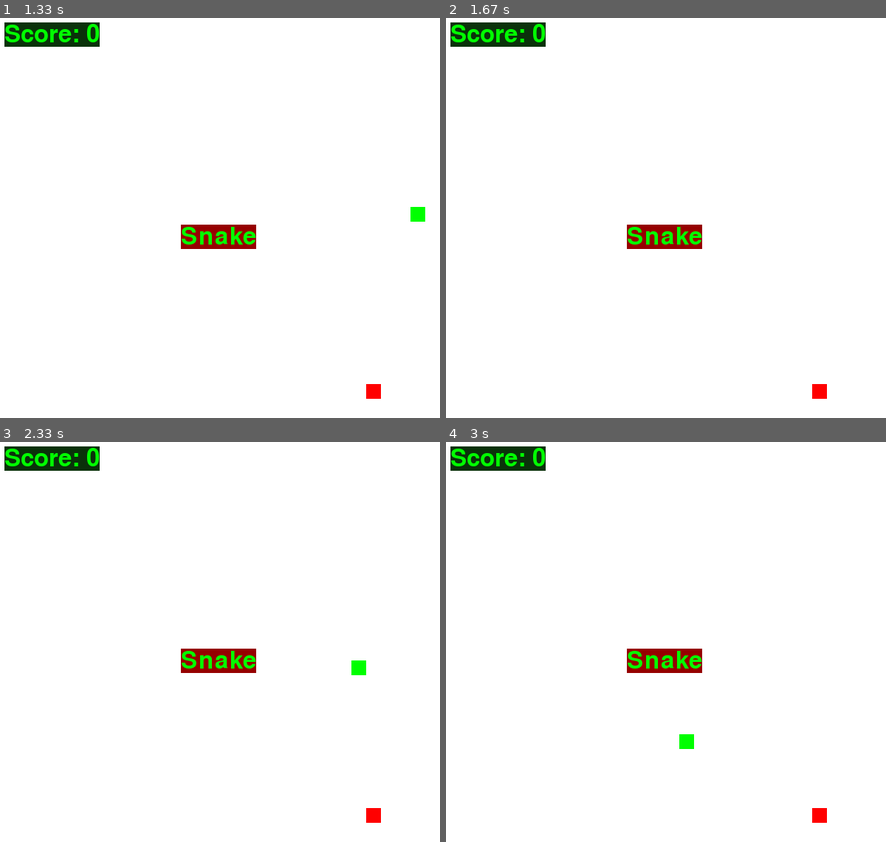
Above: before the commit, frames 1-4 (two rows, left to right).
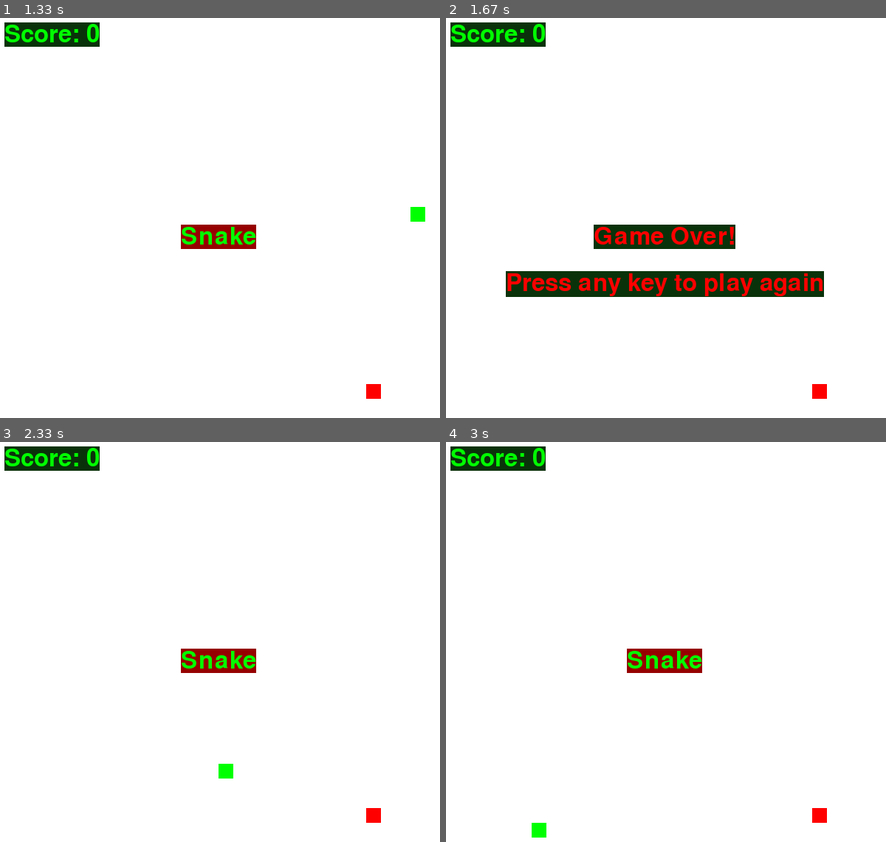
Above: after the commit, the same moments.

Repository: TymoteuszBroda/Pygame-snake-game
Game: pygame game, started from snake_game.py
Two runs of this game, one before a commit and one after it. Both use one fixed random seed, a clock stepped at 60 frames per second and the inputs below.
Inputs:
- Up to frame 1 (1.33 s): hold D 0.33-0.8 s; hold W 0.83-1.13 s; hold D from 1.17 s (still down)
- Up to frame 2 (1.67 s): release D at 1.63 s
- Up to frame 3 (2.33 s): hold A 1.67-2.2 s; hold S from 2.23 s (still down)
- Up to frame 4 (3 s): release S at 2.53 s; hold A 2.57-2.97 s

Frame 1 is identical in both runs. In frame 2, 6.6% of the frame differs, in the area x 13-86%, y 51-70%; in frame 3, 0.2%; in frame 4, 0.2%.

Commit message:
added Game Over condition when snake touches edge of the window

Diff:
--- a/snake_game.py
+++ b/snake_game.py
@@ -79,10 +79,37 @@
                 snakeDx = 0
                 snakeDy = SNAKE_SIZE
 
+    #add head coord to the list of body coords
+    bodyCoords.insert(0, headCoord)
+    bodyCoords.pop()
+
     #update position of snake head
     headX += snakeDx
     headY += snakeDy
     headCoord = (headX, headY, SNAKE_SIZE, SNAKE_SIZE)
+
+    #check game over
+    if headRect.left<0 or headRect.right > WINDOW_WIDTH or headRect.top < 0 or headRect.bottom>WINDOW_HEIGHT:
+        window.blit(gameOverText, gameOverRect)
+        window.blit(continueText, continueRect)
+        pygame.display.update()
+
+        #pause the game
+        isPaused = True
+        while isPaused:
+            for event in pygame.event.get():
+                if event.type == pygame.QUIT:
+                    isPaused = False
+                    running = False
+                if event.type == pygame.KEYDOWN:
+                    score = 0
+                    headX = WINDOW_WIDTH//2
+                    headY = WINDOW_HEIGHT//2+100
+                    headCoord = (headX, headY, SNAKE_SIZE, SNAKE_SIZE)
+                    bodyCoords = []
+                    snakeDx = 0
+                    snakeDy = 0
+                    isPaused = False
 
     #collision check
     if headRect.colliderect(appleRect):
@@ -93,6 +120,8 @@
         appleY = random.randint(0, WINDOW_HEIGHT-SNAKE_SIZE)
         appleCoord = (appleX, appleY, SNAKE_SIZE, SNAKE_SIZE)
 
+        bodyCoords.append(headCoord)
+
 
     window.fill(WHITE)
     #HUD
@@ -100,6 +129,8 @@
     window.blit(scoreText, scoreRect)
 
     #assets
+    for body in bodyCoords:
+        pygame.draw.rect(window, DARKGREEN, body)
     headRect = pygame.draw.rect(window, GREEN, headCoord)
     appleRect = pygame.draw.rect(window, RED, appleCoord)
 
